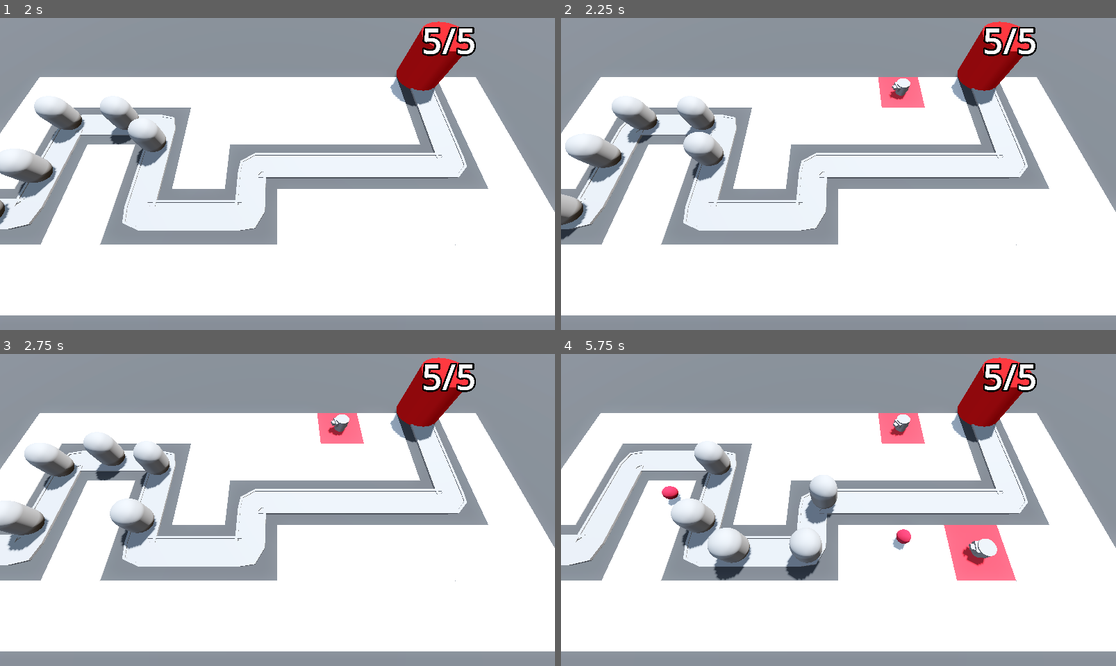
Above: before the commit, frames 1-4 (two rows, left to right).
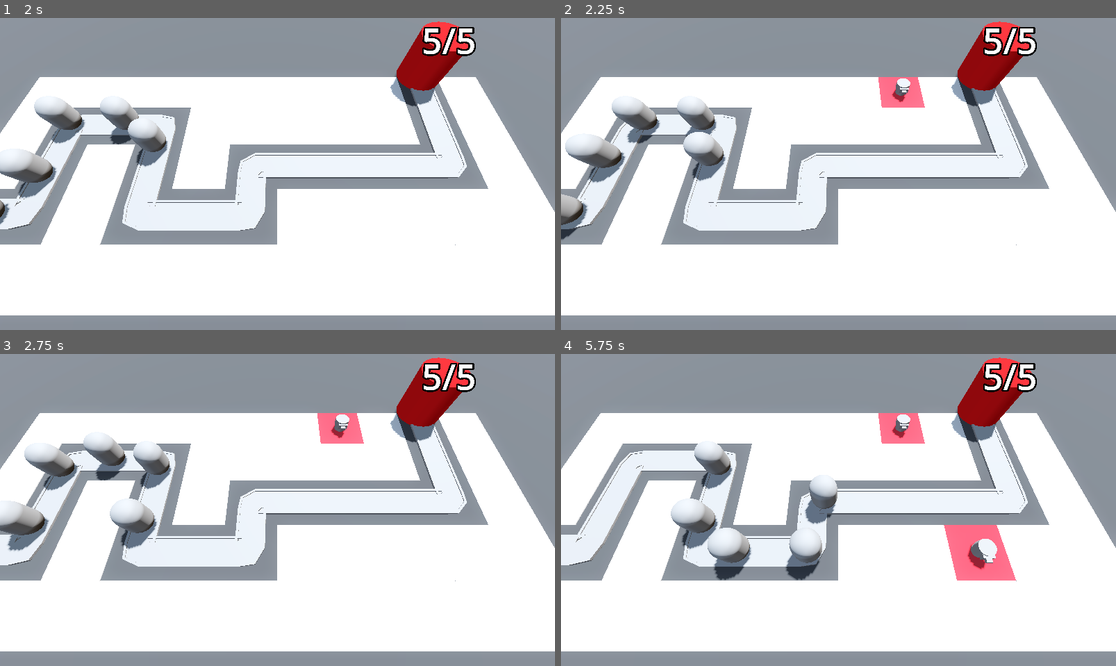
Above: after the commit, the same moments.

Repository: ecnivs/arcade
Game: Godot game, scene res://BaseLevel.tscn
Same seed, same stepped clock (60 frames per second), same inputs: the game is played once before the commit and once after it.
Inputs (mouse positions are in pixels of both pictures, inside the frame that each line leads up to):
- Up to frame 1 (2 s): move the mouse to (399, 158) at 0.52 s; press the mouse at (399, 158) at 0.53 s; move the mouse to (166, 189) at 1.27 s; release the mouse at (166, 189) at 1.28 s; click (166, 189) at 1.35 s
- Up to frame 2 (2.25 s): move the mouse to (894, 105) at 2.02 s; press the mouse at (894, 105) at 2.03 s
- Up to frame 3 (2.75 s): no input
- Up to frame 4 (5.75 s): move the mouse to (810, 572) at 2.77 s; release the mouse at (810, 572) at 2.78 s; click (810, 572) at 2.85 s; move the mouse to (1005, 556) at 3.52 s; press the mouse at (1005, 556) at 3.53 s; move the mouse to (672, 463) at 4.27 s; release the mouse at (672, 463) at 4.28 s; click (672, 463) at 4.35 s; move the mouse to (866, 510) at 5.02 s; press the mouse at (866, 510) at 5.03 s

Frame 1 is identical in both runs. In frame 2, less than 0.1% of the frame differs, in the area x 59-63%, y 20-27%; in frame 3, less than 0.1%; in frame 4, 0.5%, in the area x 18-79%, y 20-70%.

Commit message:
implement smart targetting and range

Diff:
--- a/tower-defense/Turret/turret.gd
+++ b/tower-defense/Turret/turret.gd
@@ -1,16 +1,33 @@
 extends Node3D
 
 @export var projectile: PackedScene
+@export var turret_range := 10.0
 var enemy_path: Path3D
+var target: PathFollow3D
 
 @onready var turret_top: MeshInstance3D = $TurretBase/TurretTop
 
-func _physics_process(delta: float) -> void:
-	var enemy = enemy_path.get_children().back()
-	look_at(enemy.global_position, Vector3.UP, true)
+func _physics_process(_delta: float) -> void:
+	target = find_best_target()
+	if target:
+		look_at(target.global_position, Vector3.UP, true)
 
 func _on_timer_timeout() -> void:
-	var shot = projectile.instantiate()
-	add_child(shot)
-	shot.global_position = turret_top.global_position
-	shot.direction = global_transform.basis.z
+	if target:
+		var shot = projectile.instantiate()
+		add_child(shot)
+		shot.global_position = turret_top.global_position
+		shot.direction = global_transform.basis.z
+
+func find_best_target() -> PathFollow3D:
+	var best_target = null
+	var best_progress = 0
+
+	for enemy in enemy_path.get_children():
+		if enemy is PathFollow3D:
+			if enemy.progress > best_progress:
+				var distance := global_position.distance_to(enemy.global_position)
+				if distance < turret_range:
+					best_target = enemy
+					best_progress = enemy.progress
+	return best_target
